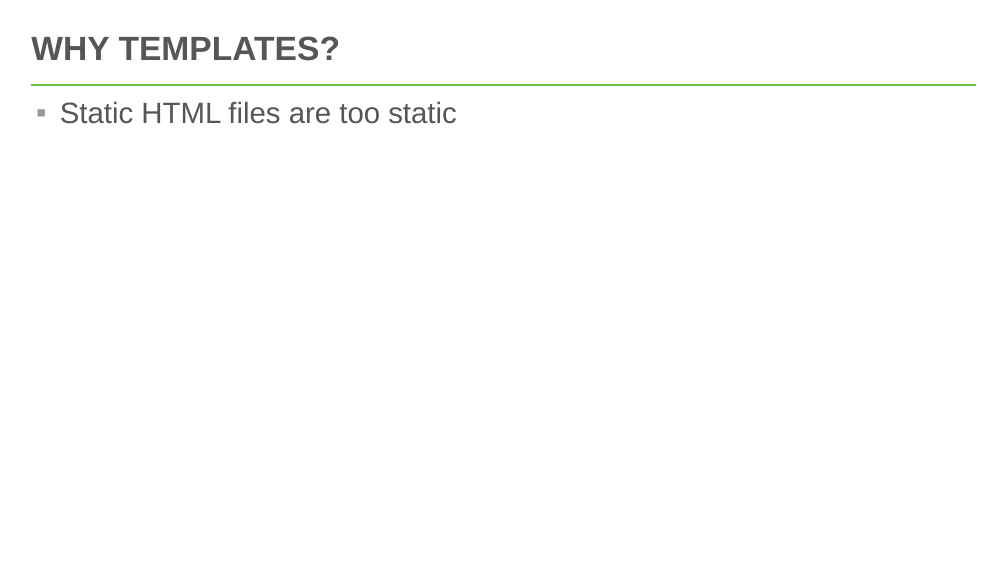
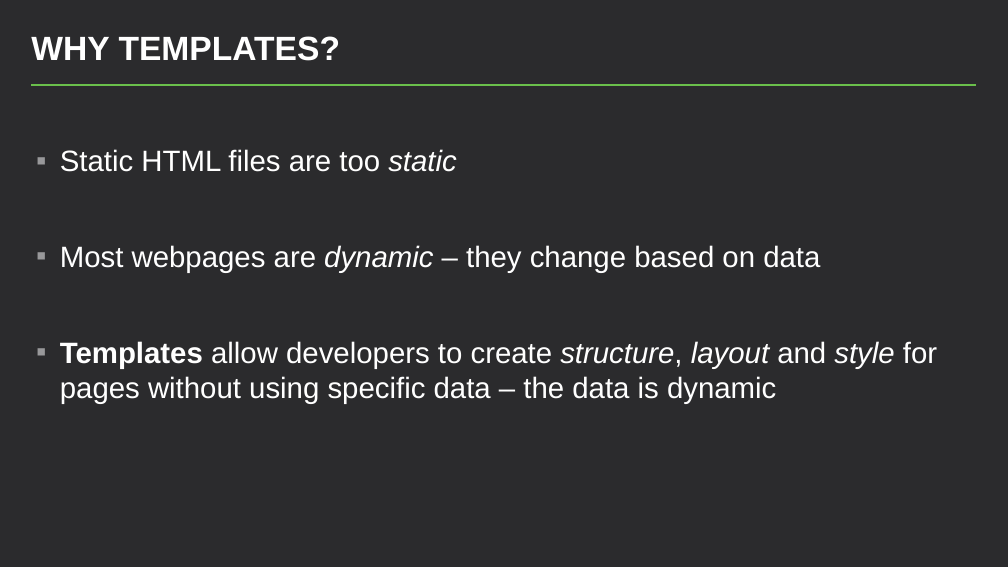
Before and after one commit to hytechclub/web-201, a slide deck: slide 2 of EjsTemplates/EjsTemplates.pptx (slide 3 before the commit). Drawn at 1008x567 pixels with LibreOffice and Linux fonts; fonts in the diff are those of the drawing. Boxes give left, top, right and bottom in pixels: in the first picture for what was removed or moved away, otherwise in the second. Text is boxed around its words. In the diff, an @@ line names an element or a change of style, - is before the commit and + after.

Commit message:
EJS Templates Lesson

```diff
--- a/EjsTemplates/EjsTemplates.pptx
+++ b/EjsTemplates/EjsTemplates.pptx
@@ background #FFFFFF to #2B2B2D @@
@@ title "WHY TEMPLATES?" at (x1=31, y1=36, x2=340, y2=61): text colour #56565A to #FFFFFF @@
@@ text at (x1=60, y1=149, x2=457, y2=172): text colour #56565A to #FFFFFF in "Static HTML files are too static"; italic on in "static" @@
@@ text at (x1=60, y1=245, x2=937, y2=404): paragraphs added @@
+▪ Most webpages are dynamic – they change based on data
+▪ Templates allow developers to create structure, layout and style for pages without using specific data – the data is dynamic
```
Also in this commit, not shown: 1 other slide changed, 6 slides added, 2 slides removed, 1 other file.
